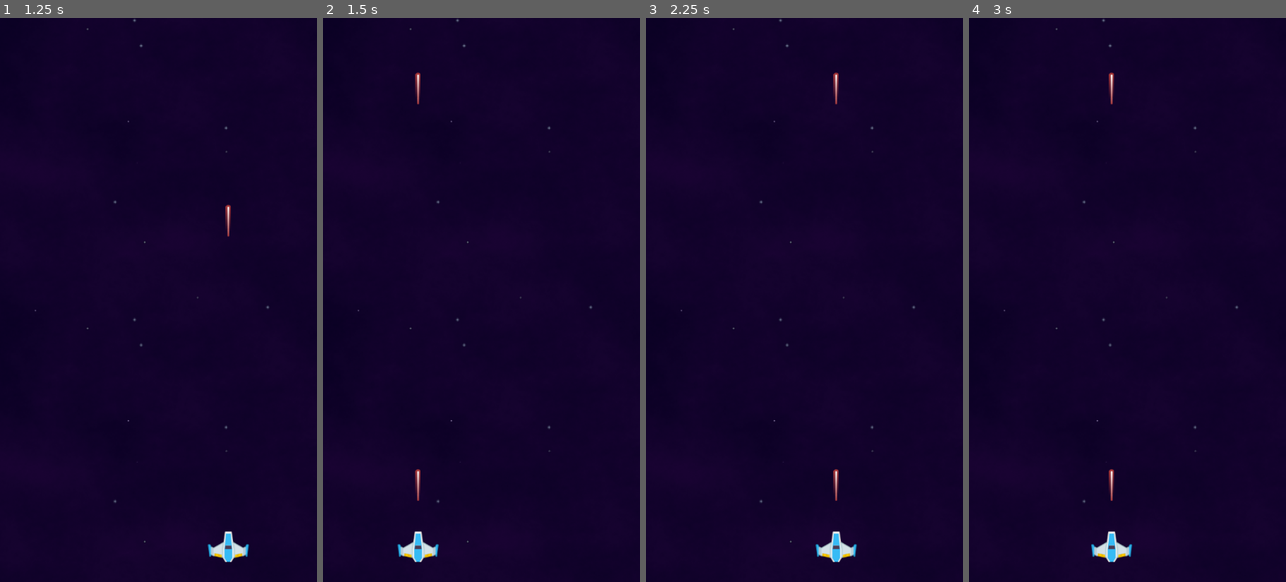
Above: before the commit, frames 1-4 (left to right).
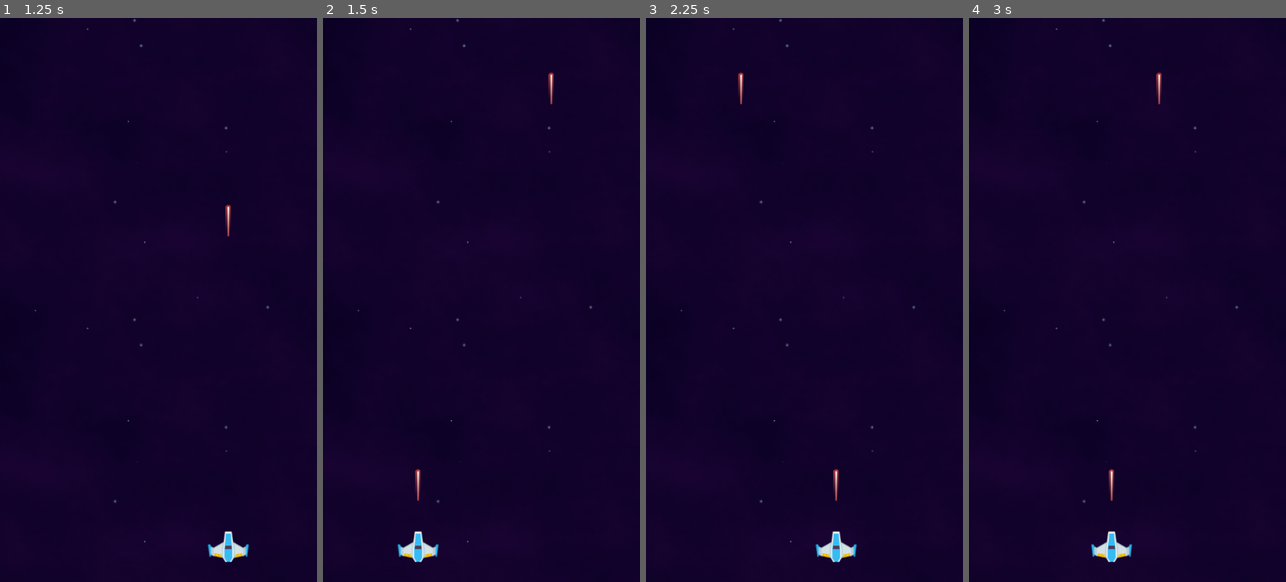
Above: after the commit, the same moments.

Repository: chobs95/shmup_tutorial
Game: Godot game, scene res://main.tscn
Two runs of this game, one before a commit and one after it. Both use one fixed random seed, a clock stepped at 60 frames per second and the inputs below.
Inputs (mouse positions are in pixels of both pictures, inside the frame that each line leads up to):
- Up to frame 1 (1.25 s): tap Enter at 0.5 s; move the mouse to (228, 271) at 0.52 s; click (228, 271) at 0.6 s
- Up to frame 2 (1.5 s): move the mouse to (418, 328) at 1.27 s; click (418, 328) at 1.35 s
- Up to frame 3 (2.25 s): move the mouse to (836, 175) at 2.02 s; click (836, 175) at 2.1 s
- Up to frame 4 (3 s): move the mouse to (1111, 412) at 2.77 s; click (1111, 412) at 2.85 s

Frame 1 is identical in both runs. In frame 2, 0.2% of the frame differs, in the area x 28-73%, y 9-16%; in frame 3, 0.2%, in the area x 28-61%, y 9-16%; in frame 4, 0.2%.

Commit message:
recent changes

Diff:
--- a/schmup_tutorial_game/laser.gd
+++ b/schmup_tutorial_game/laser.gd
@@ -3,4 +3,5 @@
 @export var laser_speed: float = 900
 
 func _process(delta):
+	z_index = 1
 	position.y -= laser_speed * delta
--- a/schmup_tutorial_game/player.gd
+++ b/schmup_tutorial_game/player.gd
@@ -3,9 +3,12 @@
 @export 	var laser_tscn: PackedScene
 
 func _process(delta):
+	z_index = 10
 	var mouse_pos = get_global_mouse_position()
 	position.x = mouse_pos.x
 	if Input.is_action_just_pressed("Fire"):
 		print("firing laser")
 		var new_laser = laser_tscn.instantiate()
-		add_child(new_laser)
+		self.add_sibling(new_laser)
+
+		new_laser.position = self.position
